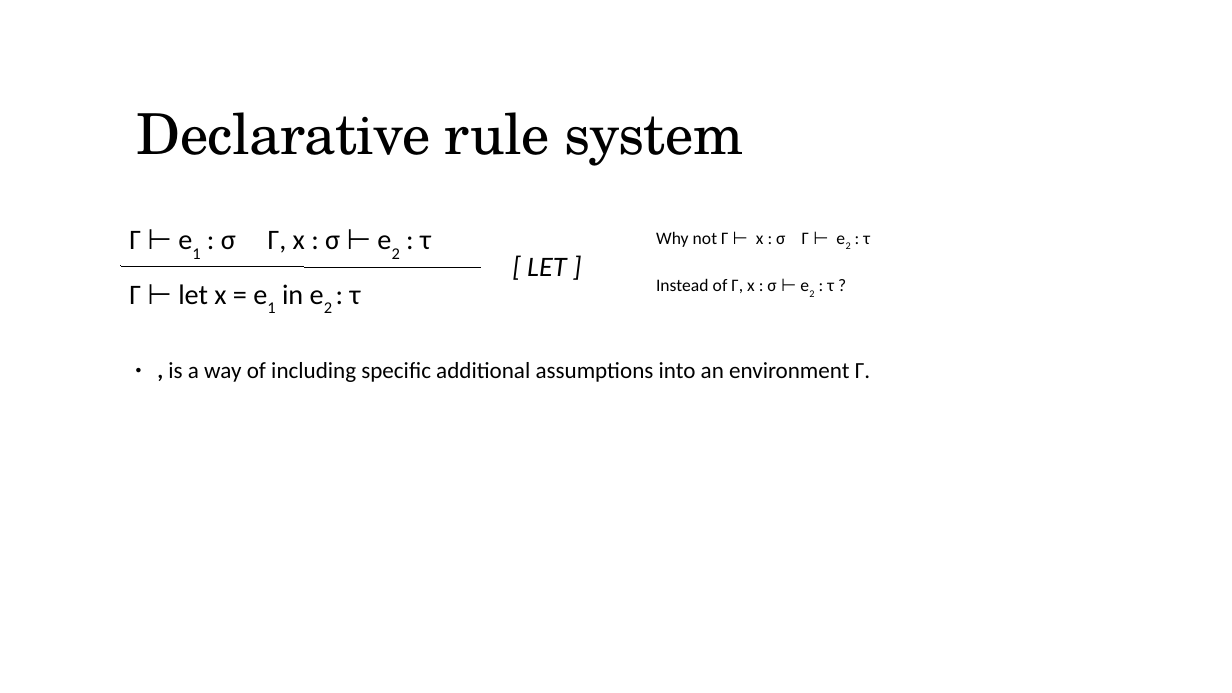
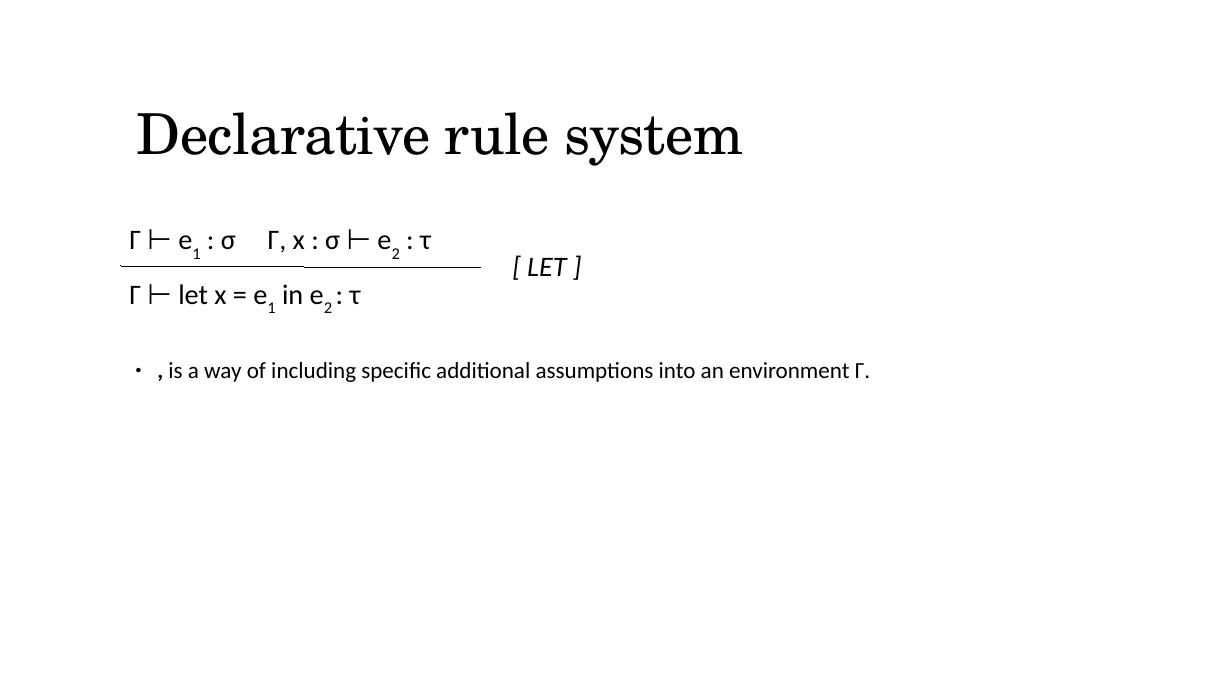
Before and after one commit to O136/Hindley-Milner-type-system, a slide deck: slide 23 of slides/Type Inference.odp. Drawn at 1232x693 pixels with LibreOffice and Linux fonts; fonts in the diff are those of the drawing. Boxes give left, top, right and bottom in pixels: in the first picture for what was removed or moved away, otherwise in the second. Text is boxed around its words. In the diff, an @@ line names an element or a change of style, - is before the commit and + after.

```diff
--- a/slides/Type Inference.odp
+++ b/slides/Type Inference.odp
@@ text removed at (656, 231, 870, 293) @@
-Why not Γ ⊢ x : σ Γ ⊢ e2 : τ
-Instead of Γ, x : σ ⊢ e2 : τ ?
```
Also in this commit, not shown: 2 other slides changed, 2 slides removed.
